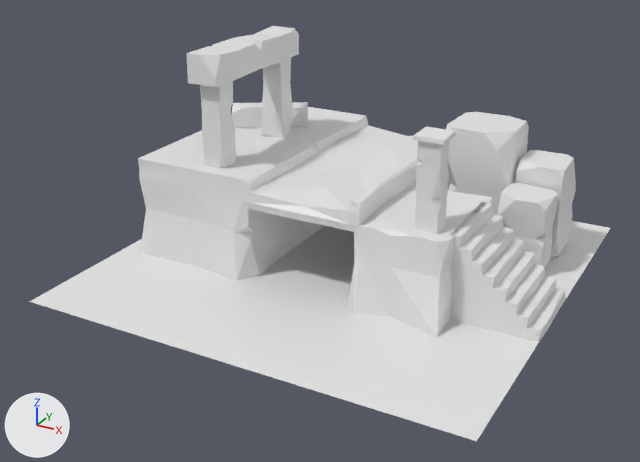
An edit to the Blender file src/pages/blender/models/blender_files/Ancient-ruins/ancient-ruins.blend, drawn before and after from the same camera.
Before and after are seen from a camera (50 mm lens) standing at (6.81, -13.35, 7.19) and looking at (-0.15, -0.71, 0.87). Lighting does not change. The marker at lower left points along +X, +Y and +Z.

The older version as bpy lines, for what is in view:
```python
me_cube_001 = bpy.data.meshes.new('Cube.001')
me_cube_001.from_pydata(...)  # 28 vertices, 20 faces; spans x -1.09..0.22, y -0.23..1.03, z 0.03..2.37
me_cube_002 = bpy.data.meshes.new('Cube.002')
me_cube_002.from_pydata(...)  # 25 vertices, 17 faces; spans x -1.04..0.2, y -0.31..1.01, z 0.03..2.4
me_plane_001 = bpy.data.meshes.new('Plane.001')
me_plane_001.from_pydata(...)  # 198 vertices, 180 faces; spans x -3.6..2.54, y -1.76..3.27, z 0.0..1.94
ob_ruin = bpy.data.objects.new('Ruin', me_plane_001)
ob_ruin.location = (0.0, 0.0, 0.0)
ob_ruin_001 = bpy.data.objects.new('Ruin.001', me_cube_001)
ob_ruin_001.location = (2.28, 1.81, 0.0)
ob_ruin_002 = bpy.data.objects.new('Ruin.002', me_cube_002)
ob_ruin_002.location = (3.31, 2.05, 0.0)
ob_ruin_002.scale = (0.76, 0.76, 0.76)
# also in view: 'Pillar' at (-2.52, 1.49, 2.08); 'Pillar.003' at (-2.06, 1.0, 2.66); 'Ground' at (0.0, 0.0, 0.0); 'Ruin.003' at (2.95, 1.41, 0.73); 'Pillar.001' at (2.02, -0.99, 2.27)
```
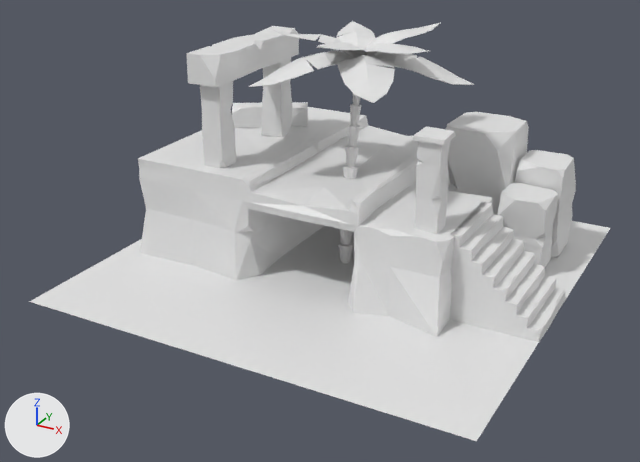
ob_palmcurve is not drawn itself; it is used by a modifier of ob_palm.

Changed parts and their boxes [x1, y1, x2, y2] in the pictures (640 x 462 px):
'Leaf.003', added
    after: [337, 55, 395, 103]
'Palm', added
    after: [338, 94, 361, 263]
'Leaf.002', added
    after: [249, 52, 350, 87]
'Leaf.004', added
    after: [373, 53, 474, 85]
'Leaf.006', added
    after: [336, 21, 375, 50]
'Leaf.005', added
    after: [366, 23, 440, 56]
'Leaf.009', added
    after: [358, 43, 430, 57]
'Leaf.007', added
    after: [272, 29, 354, 58]
'Leaf.008', added
    after: [317, 42, 368, 58]
'Leaf.001', added
    after: [308, 50, 351, 67]
'Leaf', added
    after: [371, 52, 385, 57]

Patch to the scene script:
```diff
--- a/src/pages/blender/models/blender_files/Ancient-ruins/ancient-ruins.blend.py
+++ b/src/pages/blender/models/blender_files/Ancient-ruins/ancient-ruins.blend.py
@@ me_plane_007 @@
+me_plane_007.from_pydata([(-0.03, 0.0, 0.0), (0.03, 0.0, 0.0), (-0.01, 2.0, -0.25), (0.01, 2.0, -0.25), (-0.24, 1.67, -0.19), (-0.38, 1.33, -0.07), (-0.45, 0.99, 0.05), (-0.44, 0.66, 0.11), (-0.28, 0.33, 0.12), (0.28, 0.33, 0.12), (0.42, 0.67, 0.12), (0.42, 1.0, 0.06), (0.37, 1.33, -0.07), (0.24, 1.67, -0.19), (0.0, 0.0, 0.0), (0.0, 2.0, -0.25), (0.0, 0.33, 0.16), (0.0, 0.67, 0.23), (-0.01, 1.0, 0.15), (0.0, 1.33, -0.02), (0.0, 1.67, -0.18), (-0.45, 0.93, 0.06)], [], [(20, 13, 3, 15), (14, 1, 9, 16), (16, 9, 10, 17), (17, 10, 11, 18), (18, 11, 12, 19), (19, 12, 13, 20), (5, 19, 20, 4), (6, 18, 19, 5), (7, 17, 18, 21), (8, 16, 17, 7), (0, 14, 16, 8), (4, 20, 15, 2)])
@@ cu_beziercurve @@
+cu_beziercurve = bpy.data.curves.new('BezierCurve', 'CURVE')
+cu_beziercurve.dimensions = '3D'
+_sp = cu_beziercurve.splines.new('BEZIER'); _sp.bezier_points.add(1)
+_sp.bezier_points.foreach_set('co', [0.0, 0.0, 0.0, 3.65, 0.46, 0.0])
+_sp.bezier_points.foreach_set('handle_left', [-0.707, 0.00034, 0.0, 3.65, 0.46, 0.0])
+_sp.bezier_points.foreach_set('handle_right', [1.046, -0.000503, 0.0, 3.65, 0.46, 0.0])
+for _p, _l, _r in zip(_sp.bezier_points, ['ALIGNED', 'ALIGNED'], ['ALIGNED', 'ALIGNED']): _p.handle_left_type = _l; _p.handle_right_type = _r
+_sp.order_u = 0
+_sp.order_v = 0
+cu_beziercurve.use_path = True
+cu_beziercurve.fill_mode = 'FULL'
@@ ob_palmcurve @@
+ob_palmcurve = bpy.data.objects.new('PalmCurve', cu_beziercurve)
+ob_palmcurve.parent = ob_palm
+ob_palmcurve.location = (0.0, 0.0, 0.0)
+ob_palmcurve.rotation_euler = (0.0, -1.571, 0.0)  # degrees (0, -90, 0)
@@ ob_palm @@
+ob_palm = bpy.data.objects.new('Palm', me_cylinder)  # 160 vertices, 100 faces; spans x -0.15..0.15, y -0.15..0.15, z 0.0..3.68; modifiers CURVE
+ob_palm.location = (0.0, 0.0, 0.0)
@@ ob_leaf_009 @@
+ob_leaf_009 = bpy.data.objects.new('Leaf.009', me_plane_007)  # modifiers SOLIDIFY
+ob_leaf_009.parent = ob_palm
+ob_leaf_009.location = (0.0, 0.46, 3.65)
+ob_leaf_009.rotation_euler = (0.412, 0.0, 4.341)  # degrees (24, 0, 249)
+ob_leaf_009.scale = (0.853, 0.853, 0.853)
@@ ob_leaf_008 @@
+ob_leaf_008 = bpy.data.objects.new('Leaf.008', me_plane_007)  # modifiers SOLIDIFY
+ob_leaf_008.parent = ob_palm
+ob_leaf_008.location = (0.0, 0.46, 3.65)
+ob_leaf_008.rotation_euler = (0.489, -0.0213, 3.145)  # degrees (28, -1.2, 180)
+ob_leaf_008.scale = (0.796, 0.796, 0.796)
@@ ob_leaf_007 @@
+ob_leaf_007 = bpy.data.objects.new('Leaf.007', me_plane_007)  # modifiers SOLIDIFY
+ob_leaf_007.parent = ob_palm
+ob_leaf_007.location = (0.0, 0.46, 3.65)
+ob_leaf_007.rotation_euler = (0.437, 0.121, 1.865)  # degrees (25, 6.9, 107)
+ob_leaf_007.scale = (0.825, 0.825, 0.825)
@@ ob_leaf_006 @@
+ob_leaf_006 = bpy.data.objects.new('Leaf.006', me_plane_007)  # modifiers SOLIDIFY
+ob_leaf_006.parent = ob_palm
+ob_leaf_006.location = (0.0, 0.46, 3.65)
+ob_leaf_006.rotation_euler = (0.408, -0.0503, 0.542)  # degrees (23, -2.9, 31)
+ob_leaf_006.scale = (0.788, 0.788, 0.788)
@@ ob_leaf_005 @@
+ob_leaf_005 = bpy.data.objects.new('Leaf.005', me_plane_007)  # modifiers SOLIDIFY
+ob_leaf_005.parent = ob_palm
+ob_leaf_005.location = (0.0, 0.46, 3.65)
+ob_leaf_005.rotation_euler = (0.483, -0.0514, -0.696)  # degrees (28, -2.9, -40)
+ob_leaf_005.scale = (0.828, 0.828, 0.828)
@@ ob_leaf_004 @@
+ob_leaf_004 = bpy.data.objects.new('Leaf.004', me_plane_007)  # modifiers SOLIDIFY
+ob_leaf_004.parent = ob_palm
+ob_leaf_004.location = (0.0, 0.46, 3.65)
+ob_leaf_004.rotation_euler = (-0.000602, 0.0636, 4.948)  # degrees (0, 3.6, 283)
@@ ob_leaf_003 @@
+ob_leaf_003 = bpy.data.objects.new('Leaf.003', me_plane_007)  # modifiers SOLIDIFY
+ob_leaf_003.parent = ob_palm
+ob_leaf_003.location = (0.0, 0.46, 3.65)
+ob_leaf_003.rotation_euler = (0.0647, 0.0288, 3.703)  # degrees (3.7, 1.7, 212)
+ob_leaf_003.scale = (1.05, 1.05, 1.05)
@@ ob_leaf_002 @@
+ob_leaf_002 = bpy.data.objects.new('Leaf.002', me_plane_007)  # modifiers SOLIDIFY
+ob_leaf_002.parent = ob_palm
+ob_leaf_002.location = (0.0, 0.46, 3.65)
+ob_leaf_002.rotation_euler = (0.0, 0.0, 2.403)  # degrees (0, 0, 138)
@@ ob_leaf_001 @@
+ob_leaf_001 = bpy.data.objects.new('Leaf.001', me_plane_007)  # modifiers SOLIDIFY
+ob_leaf_001.parent = ob_palm
+ob_leaf_001.location = (0.0, 0.46, 3.65)
+ob_leaf_001.rotation_euler = (-0.152, -0.0658, 1.334)  # degrees (-8.7, -3.8, 76)
+ob_leaf_001.scale = (0.954, 0.954, 0.954)
@@ ob_leaf @@
+ob_leaf = bpy.data.objects.new('Leaf', me_plane_007)  # modifiers SOLIDIFY
+ob_leaf.parent = ob_palm
+ob_leaf.location = (0.0, 0.46, 3.65)
+ob_leaf.rotation_euler = (-0.098, 0.153, -0.226)  # degrees (-5.6, 8.8, -13)
```
